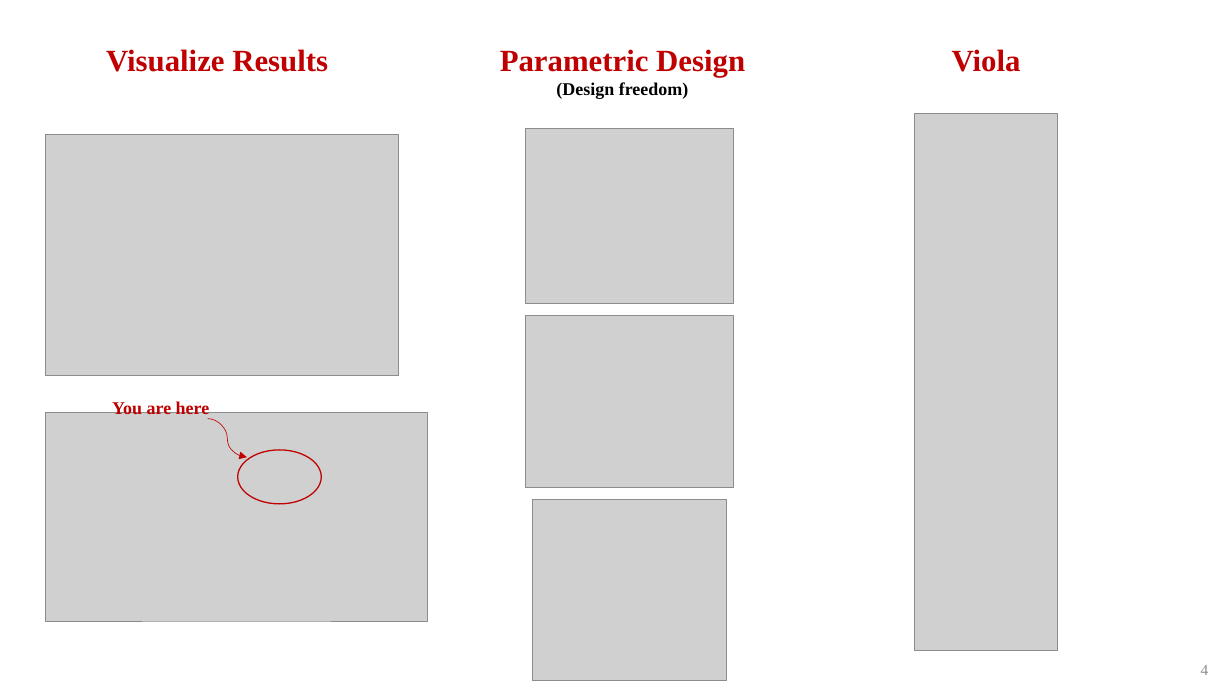
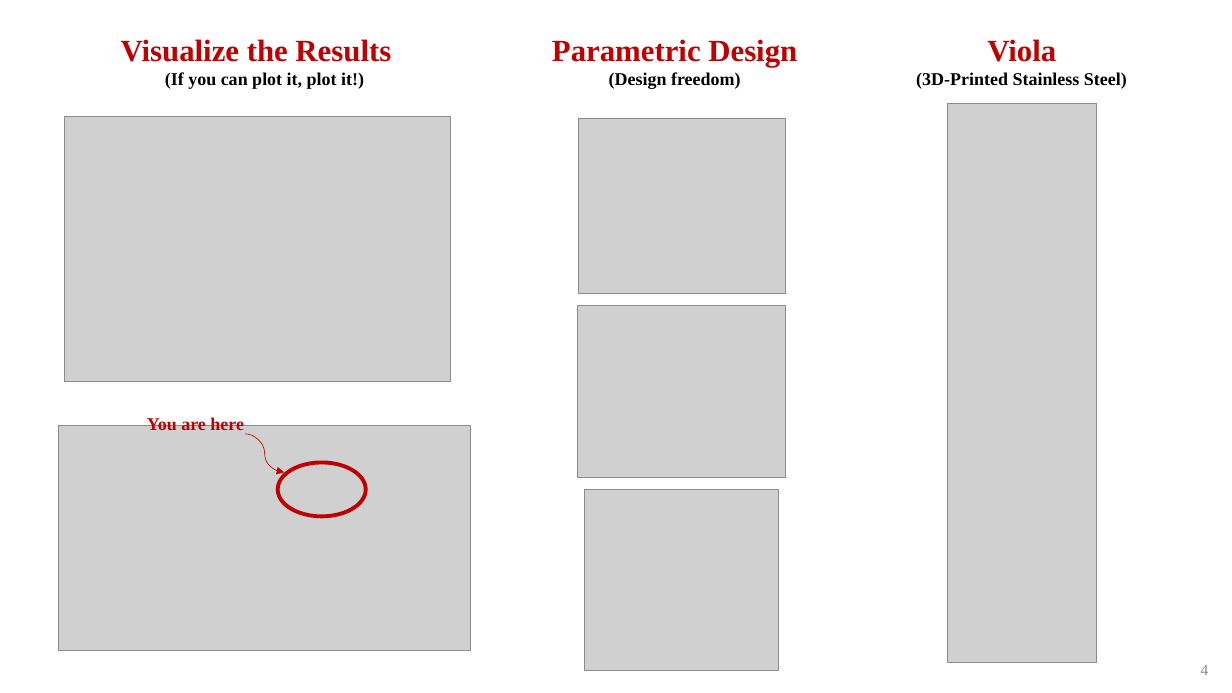
Before and after one commit to psas/electric-feed-system-prototype, a slide deck: slide 4 of Docs/Presentations/Slides/Capstone Showcase Active.pptx. Drawn at 1232x693 pixels with LibreOffice and Linux fonts; fonts in the diff are those of the drawing; grey boxes stand for pictures. Boxes give left, top, right and bottom in pixels: in the first picture for what was removed or moved away, otherwise in the second. Text is boxed around its words. In the diff, an @@ line names an element or a change of style, - is before the commit and + after.

Commit message:
slide edits

```diff
--- a/Docs/Presentations/Slides/Capstone Showcase Active.pptx
+++ b/Docs/Presentations/Slides/Capstone Showcase Active.pptx
@@ text "Parametric Design": place and size @@
-text "Parametric Design" at <box>500,49,745,99</box>
+text "Parametric Design" at <box>552,39,797,89</box>
@@ text "Viola": place and size @@
-text "Viola" at <box>952,49,1021,72</box>
+text "Viola" at <box>916,39,1127,89</box>
@@ text at <box>121,39,391,89</box>: text changed; size 24 to 14 pt; text colour #C00000 to #000000 @@
-Visualize Results
+Visualize the Results
+(If you can plot it, plot it!)
@@ text at <box>916,72,1127,89</box>: paragraph added @@
+(3D-Printed Stainless Steel)
@@ picture: place and size @@
-picture at <box>45,134,398,376</box>
+picture at <box>65,117,450,382</box>
@@ picture: place and size @@
-picture at <box>526,128,733,304</box>
+picture at <box>579,118,786,294</box>
@@ picture: place and size @@
-picture at <box>915,114,1058,651</box>
+picture at <box>948,104,1097,662</box>
@@ picture: place and size @@
-picture at <box>526,316,734,488</box>
+picture at <box>579,306,787,478</box>
@@ text "You are here": place and size @@
-text "You are here" at <box>112,400,210,414</box>
+text "You are here" at <box>147,417,244,430</box>
@@ picture: place and size @@
-picture at <box>45,412,427,621</box>
+picture at <box>58,425,470,651</box>
@@ curved arrow moved from (208, 419) - (247, 457) to (245, 434) - (285, 472) @@
@@ ellipse: place and size @@
-ellipse at <box>238,450,321,504</box>
+ellipse at <box>278,462,366,516</box>
@@ ellipse at <box>278,462,366,516</box>: outline #C00000 1 pt to #C00000 3 pt @@
@@ picture: place and size @@
-picture at <box>532,499,727,680</box>
+picture at <box>584,490,779,671</box>
```
Also in this commit, not shown: 1 other slide changed, 1 slide added, 1 slide removed, 6 other files.
